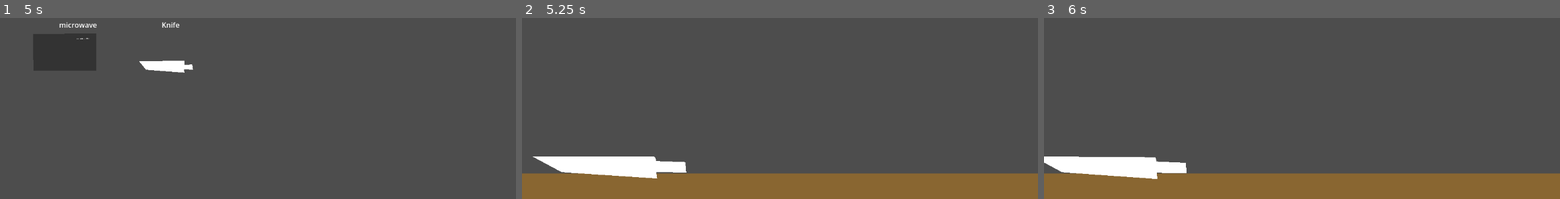
Above: before the commit, frames 1-3 (left to right).
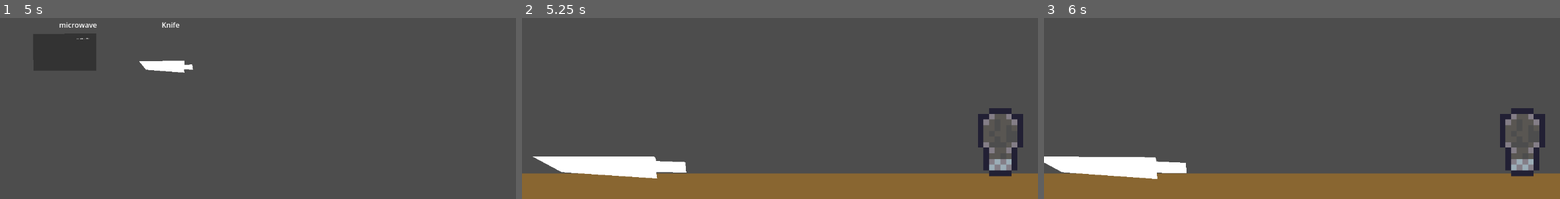
Above: after the commit, the same moments.

Repository: Sastingus/Team-name-GMTK-2026
Game: Godot game, scene res://scenes/worlds/world.tscn
Two runs of this game, one before a commit and one after it. Both use one fixed random seed, a clock stepped at 60 frames per second and the inputs below.
Inputs (mouse positions are in pixels of both pictures, inside the frame that each line leads up to):
- Up to frame 1 (5 s): tap Enter at 0.5, 2, 3.5 s; move the mouse to (232, 112) at 0.52 s; right-click (232, 112) at 0.6 s; tap Space at 1.25, 2.75, 4.25 s; move the mouse to (412, 97) at 1.27 s; click (412, 97) at 1.35 s; move the mouse to (outside the picture) at 2.02 s; right-click (outside the picture) at 2.1 s; move the mouse to (283, 54) at 2.77 s; click (283, 54) at 2.85 s; move the mouse to (outside the picture) at 3.52 s; right-click (outside the picture) at 3.6 s; move the mouse to (371, 39) at 4.27 s; click (371, 39) at 4.35 s
- Up to frame 2 (5.25 s): move the mouse to (676, 68) at 5.02 s; right-click (676, 68) at 5.1 s
- Up to frame 3 (6 s): move the mouse to (1131, 168) at 5.77 s; click (1131, 168) at 5.85 s

Frame 1 is identical in both runs. In frame 2, 1.6% of the frame differs, in the area x 88-98%, y 49-88%; in frame 3, 1.6%.

Commit message:
pepper shaker functional

Diff:
--- a/autoload/globals.gd
+++ b/autoload/globals.gd
@@ -9,6 +9,7 @@
 
 enum Stations{
 	KITCHEN,
+	SHELF,
 	RECIPE,
 	COUNTER,
 	KNIFE,
--- a/project.godot
+++ b/project.godot
@@ -42,6 +42,7 @@
 back={
 "deadzone": 0.2,
 "events": [Object(InputEventMouseButton,"resource_local_to_scene":false,"resource_name":"","device":-1,"window_id":0,"a …(253 unchanged characters)…
+, Object(InputEventKey,"resource_local_to_scene":false,"resource_name":"","device":-1,"window_id":0,"alt_pressed":false,"shift_pressed":false,"ctrl_pressed":false,"meta_pressed":false,"pressed":false,"keycode":0,"physical_keycode":32,"key_label":0,"unicode":32,"location":0,"echo":false,"script":null)
 ]
 }
 
--- /dev/null
+++ b/scenes/components/seasonable_component.gd
@@ -0,0 +1,8 @@
+extends Node
+class_name SeasonableComponent
+
+@export var replacement_object : PackedScene
+@export var parent : RigidBody2D
+
+func seasoned():
+	Globals.replace(parent,replacement_object)
--- /dev/null
+++ b/scenes/ingredients/egg.tscn
@@ -0,0 +1,54 @@
+[gd_scene format=3 uid="uid://bvu1us48n8nbf"]
+
+[ext_resource type="Texture2D" uid="uid://cb6vlcd35ghgu" path="res://assets/Sprite-0008.png" id="1_6hgkf"]
+[ext_resource type="Script" uid="uid://dx8leo388mpyq" path="res://scenes/components/grab_component.gd" id="2_qqldg"]
+[ext_resource type="Script" uid="uid://cmdod6jbv00h0" path="res://scenes/components/seasonable_component.gd" id="3_bi3u6"]
+[ext_resource type="PackedScene" uid="uid://4fg5ks6px2aa" path="res://scenes/ingredients/seasoned_egg.tscn" id="4_bi3u6"]
+
+[sub_resource type="CircleShape2D" id="CircleShape2D_1gpru"]
+radius = 47.853943
+
+[sub_resource type="AtlasTexture" id="AtlasTexture_f0cn5"]
+atlas = ExtResource("1_6hgkf")
+region = Rect2(192, 128, 64, 64)
+
+[sub_resource type="SpriteFrames" id="SpriteFrames_07jyi"]
+animations = [{
+"frames": [{
+"duration": 1.0,
+"texture": SubResource("AtlasTexture_f0cn5")
+}],
+"loop": 1,
+"name": &"default",
+"speed": 5.0
+}]
+
+[sub_resource type="CapsuleShape2D" id="CapsuleShape2D_bi3u6"]
+radius = 19.0
+height = 59.792248
+
+[node name="Egg" type="RigidBody2D" unique_id=1213985600]
+
+[node name="Area2D" type="Area2D" parent="." unique_id=1609873041]
+
+[node name="CollisionShape2D" type="CollisionShape2D" parent="Area2D" unique_id=1961634614]
+shape = SubResource("CircleShape2D_1gpru")
+
+[node name="AnimatedSprite2D" type="AnimatedSprite2D" parent="." unique_id=1749977998]
+sprite_frames = SubResource("SpriteFrames_07jyi")
+
+[node name="GrabComponent" type="Node2D" parent="." unique_id=1534589526 node_paths=PackedStringArray("grab_area", "parent")]
+script = ExtResource("2_qqldg")
+grab_area = NodePath("../Area2D")
+parent = NodePath("..")
+metadata/_custom_type_script = "uid://dx8leo388mpyq"
+
+[node name="SeasonableComponent" type="Node" parent="." unique_id=4168141 node_paths=PackedStringArray("parent")]
+script = ExtResource("3_bi3u6")
+replacement_object = ExtResource("4_bi3u6")
+parent = NodePath("..")
+metadata/_custom_type_script = "uid://cmdod6jbv00h0"
+
+[node name="CollisionShape2D" type="CollisionShape2D" parent="." unique_id=1803970261]
+rotation = 1.5946369
+shape = SubResource("CapsuleShape2D_bi3u6")
--- /dev/null
+++ b/scenes/ingredients/seasoned_egg.tscn
@@ -0,0 +1,48 @@
+[gd_scene format=3 uid="uid://4fg5ks6px2aa"]
+
+[ext_resource type="Texture2D" uid="uid://cb6vlcd35ghgu" path="res://assets/Sprite-0008.png" id="1_5rpsg"]
+[ext_resource type="Script" uid="uid://dx8leo388mpyq" path="res://scenes/components/grab_component.gd" id="2_5m1ey"]
+
+[sub_resource type="CapsuleShape2D" id="CapsuleShape2D_xaid1"]
+radius = 19.0
+height = 59.792248
+
+[sub_resource type="CircleShape2D" id="CircleShape2D_1gpru"]
+radius = 47.853943
+
+[sub_resource type="AtlasTexture" id="AtlasTexture_5pqij"]
+atlas = ExtResource("1_5rpsg")
+region = Rect2(192, 192, 64, 64)
+
+[sub_resource type="SpriteFrames" id="SpriteFrames_r87m8"]
+animations = [{
+"frames": [{
+"duration": 1.0,
+"texture": SubResource("AtlasTexture_5pqij")
+}],
+"loop": 1,
+"name": &"new_animation",
+"speed": 5.0
+}]
+
+[node name="SeasonedEgg" type="RigidBody2D" unique_id=1213985600]
+
+[node name="CollisionShape2D" type="CollisionShape2D" parent="." unique_id=1537771480]
+rotation = 1.5946369
+shape = SubResource("CapsuleShape2D_xaid1")
+
+[node name="Area2D" type="Area2D" parent="." unique_id=1609873041]
+
+[node name="CollisionShape2D" type="CollisionShape2D" parent="Area2D" unique_id=1961634614]
+shape = SubResource("CircleShape2D_1gpru")
+
+[node name="AnimatedSprite2D" type="AnimatedSprite2D" parent="." unique_id=1749977998]
+modulate = Color(0.60662574, 0.60662585, 0.6066258, 1)
+sprite_frames = SubResource("SpriteFrames_r87m8")
+animation = &"new_animation"
+
+[node name="GrabComponent" type="Node2D" parent="." unique_id=1534589526 node_paths=PackedStringArray("grab_area", "parent")]
+script = ExtResource("2_5m1ey")
+grab_area = NodePath("../Area2D")
+parent = NodePath("..")
+metadata/_custom_type_script = "uid://dx8leo388mpyq"
--- a/scenes/stations/station.tscn
+++ b/scenes/stations/station.tscn
@@ -1,38 +1,44 @@
-[gd_scene load_steps=4 format=3 uid="uid://dvnngx1t1ppdt"]
+[gd_scene format=3 uid="uid://dvnngx1t1ppdt"]
 
 [ext_resource type="Script" uid="uid://djfl16qf421c2" path="res://scenes/stations/station.gd" id="1_vl7xr"]
 
+[sub_resource type="RectangleShape2D" id="RectangleShape2D_p2oen"]
+size = Vector2(288.5, 1052)
+
 [sub_resource type="RectangleShape2D" id="RectangleShape2D_jc6sy"]
-size = Vector2(189, 1052)
+size = Vector2(310.5, 1052)
+
+[sub_resource type="RectangleShape2D" id="RectangleShape2D_3ic5c"]
+size = Vector2(1232, 345.625)
 
 [sub_resource type="RectangleShape2D" id="RectangleShape2D_vl7xr"]
-size = Vector2(1232, 211.25)
+size = Vector2(1232, 331.8125)
 
-[node name="Station" type="Node2D"]
+[node name="Station" type="Node2D" unique_id=1350042118]
 script = ExtResource("1_vl7xr")
 
-[node name="Camera2D" type="Camera2D" parent="."]
+[node name="Camera2D" type="Camera2D" parent="." unique_id=1904906099]
 enabled = false
 
-[node name="CollisionBox" type="StaticBody2D" parent="."]
+[node name="CollisionBox" type="StaticBody2D" parent="." unique_id=2111892794]
 
-[node name="CollisionShape2D" type="CollisionShape2D" parent="CollisionBox"]
-position = Vector2(670, -8)
+[node name="CollisionShape2D" type="CollisionShape2D" parent="CollisionBox" unique_id=1819437575]
+position = Vector2(719.75, -8)
+shape = SubResource("RectangleShape2D_p2oen")
+
+[node name="CollisionShape2D2" type="CollisionShape2D" parent="CollisionBox" unique_id=1292560628]
+position = Vector2(-732.75, -10.165)
 shape = SubResource("RectangleShape2D_jc6sy")
 
-[node name="CollisionShape2D2" type="CollisionShape2D" parent="CollisionBox"]
-position = Vector2(-672, -10.165)
-shape = SubResource("RectangleShape2D_jc6sy")
+[node name="CollisionShape2D3" type="CollisionShape2D" parent="CollisionBox" unique_id=298658025]
+position = Vector2(-6, 442.1875)
+shape = SubResource("RectangleShape2D_3ic5c")
 
-[node name="CollisionShape2D3" type="CollisionShape2D" parent="CollisionBox"]
-position = Vector2(-6, 375)
+[node name="CollisionShape2D4" type="CollisionShape2D" parent="CollisionBox" unique_id=2122518345]
+position = Vector2(-6, -491.09375)
 shape = SubResource("RectangleShape2D_vl7xr")
 
-[node name="CollisionShape2D4" type="CollisionShape2D" parent="CollisionBox"]
-position = Vector2(-6, -430)
-shape = SubResource("RectangleShape2D_vl7xr")
-
-[node name="ColorRect" type="ColorRect" parent="CollisionBox"]
+[node name="ColorRect" type="ColorRect" parent="CollisionBox" unique_id=1863703579]
 offset_left = -644.0
 offset_top = 267.0
 offset_right = 642.0
--- /dev/null
+++ b/scenes/tools/pepper_shaker/pepper_shaker.gd
@@ -0,0 +1,15 @@
+extends RigidBody2D
+class_name PepperShaker
+
+@onready var grab_component: GrabComponent = $GrabComponent
+@onready var particles: GPUParticles2D = $PepperArea/GPUParticles2D
+@onready var pepper_collision: CollisionShape2D = $PepperArea/CollisionShape2D
+
+func _process(delta: float) -> void:
+	particles.emitting = grab_component.grabbing
+	pepper_collision.disabled = not grab_component.grabbing
+
+
+func _on_pepper_area_body_entered(body: Node2D) -> void:
+	if body.has_node("SeasonableComponent"):
+		body.get_node("SeasonableComponent").seasoned()
--- /dev/null
+++ b/scenes/tools/pepper_shaker/pepper_shaker.tscn
@@ -0,0 +1,92 @@
+[gd_scene format=3 uid="uid://dmb07pac4ciu4"]
+
+[ext_resource type="Script" uid="uid://du1tdvdh7mxch" path="res://scenes/tools/pepper_shaker/pepper_shaker.gd" id="1_3pjeb"]
+[ext_resource type="Texture2D" uid="uid://cb6vlcd35ghgu" path="res://assets/Sprite-0008.png" id="1_5slq1"]
+[ext_resource type="Script" uid="uid://dx8leo388mpyq" path="res://scenes/components/grab_component.gd" id="2_7jw6a"]
+
+[sub_resource type="RectangleShape2D" id="RectangleShape2D_3pjeb"]
+size = Vector2(105.000015, 148.99998)
+
+[sub_resource type="AtlasTexture" id="AtlasTexture_k2krf"]
+atlas = ExtResource("1_5slq1")
+region = Rect2(192, 64, 64, 64)
+
+[sub_resource type="SpriteFrames" id="SpriteFrames_07jyi"]
+animations = [{
+"frames": [{
+"duration": 1.0,
+"texture": SubResource("AtlasTexture_k2krf")
+}],
+"loop": 1,
+"name": &"default",
+"speed": 5.0
+}]
+
+[sub_resource type="RectangleShape2D" id="RectangleShape2D_07jyi"]
+size = Vector2(62, 108)
+
+[sub_resource type="Curve" id="Curve_vhamj"]
+_data = [Vector2(0, 1), 0.0, 0.0, 0, 0, Vector2(0.8243243, 0.9473685), -0.16691741, -0.16691741, 0, 0, Vector2(1, 0), -2.9741626, 0.0, 0, 0]
+point_count = 3
+
+[sub_resource type="CurveTexture" id="CurveTexture_1gpru"]
+curve = SubResource("Curve_vhamj")
+
+[sub_resource type="ParticleProcessMaterial" id="ParticleProcessMaterial_07jyi"]
+particle_flag_disable_z = true
+emission_shape = 3
+emission_box_extents = Vector3(25.66, 1, 1)
+gravity = Vector3(0, 196, 0)
+scale_min = 4.0
+scale_max = 4.0
+scale_curve = SubResource("CurveTexture_1gpru")
+color = Color(0.24673045, 0.2837601, 0.23051092, 1)
+collision_mode = 2
+
+[sub_resource type="CapsuleShape2D" id="CapsuleShape2D_e6ruh"]
+radius = 59.0
+height = 184.0
+
+[node name="PepperShaker" type="RigidBody2D" unique_id=702866216]
+lock_rotation = true
+script = ExtResource("1_3pjeb")
+
+[node name="GrabComponent" type="Node2D" parent="." unique_id=1016704357 node_paths=PackedStringArray("grab_area", "parent")]
+rotation = 3.1415927
+script = ExtResource("2_7jw6a")
+grab_area = NodePath("../GrabArea")
+parent = NodePath("..")
+station = 3
+metadata/_custom_type_script = "uid://dx8leo388mpyq"
+
+[node name="CollisionShape2D" type="CollisionShape2D" parent="." unique_id=973312508]
+position = Vector2(-1.5000038, -14.499996)
+rotation = -3.1415925
+shape = SubResource("RectangleShape2D_3pjeb")
+
+[node name="AnimatedSprite2D" type="AnimatedSprite2D" parent="." unique_id=2000902153]
+rotation = -3.1415925
+scale = Vector2(3.15625, 3.15625)
+sprite_frames = SubResource("SpriteFrames_07jyi")
+
+[node name="PepperArea" type="Area2D" parent="." unique_id=498909171]
+rotation = -3.1415925
+
+[node name="CollisionShape2D" type="CollisionShape2D" parent="PepperArea" unique_id=1524832217]
+position = Vector2(0, -115)
+shape = SubResource("RectangleShape2D_07jyi")
+
+[node name="GPUParticles2D" type="GPUParticles2D" parent="PepperArea" unique_id=235570281]
+position = Vector2(-1.0000055, -63)
+rotation = 3.1415925
+amount = 16
+process_material = SubResource("ParticleProcessMaterial_07jyi")
+
+[node name="GrabArea" type="Area2D" parent="." unique_id=1343359913]
+rotation = -3.1415925
+
+[node name="CollisionShape2D" type="CollisionShape2D" parent="GrabArea" unique_id=375268892]
+position = Vector2(0, 17)
+shape = SubResource("CapsuleShape2D_e6ruh")
+
+[connection signal="body_entered" from="PepperArea" to="." method="_on_pepper_area_body_entered"]
--- a/scenes/worlds/world.tscn
+++ b/scenes/worlds/world.tscn
@@ -6,6 +6,8 @@
 [ext_resource type="PackedScene" uid="uid://4xh6xtu3oxef" path="res://scenes/ingredients/test_obj.tscn" id="3_0qnlt"]
 [ext_resource type="Script" uid="uid://hqeekx3bwp31" path="res://scenes/stations/station_switcher/station_switcher.gd" id="3_vpaal"]
 [ext_resource type="PackedScene" uid="uid://62n6doyhs72j" path="res://scenes/tools/knife/knife.tscn" id="6_0qnlt"]
+[ext_resource type="PackedScene" uid="uid://bvu1us48n8nbf" path="res://scenes/ingredients/egg.tscn" id="6_xaid1"]
+[ext_resource type="PackedScene" uid="uid://dmb07pac4ciu4" path="res://scenes/tools/pepper_shaker/pepper_shaker.tscn" id="7_folui"]
 
 [sub_resource type="RectangleShape2D" id="RectangleShape2D_0qnlt"]
 size = Vector2(163, 126)
@@ -86,9 +88,15 @@
 [node name="test_obj" parent="MicrowaveStation" unique_id=596492730 instance=ExtResource("3_0qnlt")]
 position = Vector2(62, 245)
 
+[node name="Egg" parent="MicrowaveStation" unique_id=1213985600 instance=ExtResource("6_xaid1")]
+position = Vector2(383, 220)
+
 [node name="KnifeStation" parent="." unique_id=1073761248 instance=ExtResource("1_sqeqr")]
 position = Vector2(2824, -1359)
 station_id = 3
 
 [node name="Knife" parent="KnifeStation" unique_id=472825561 instance=ExtResource("6_0qnlt")]
 position = Vector2(-255, 244)
+
+[node name="PepperShaker" parent="KnifeStation" unique_id=702866216 instance=ExtResource("7_folui")]
+position = Vector2(492, 202)
Not shown, added: scenes/components/seasonable_component.gd.uid
Not shown, added: scenes/tools/pepper_shaker/pepper_shaker.gd.uid
